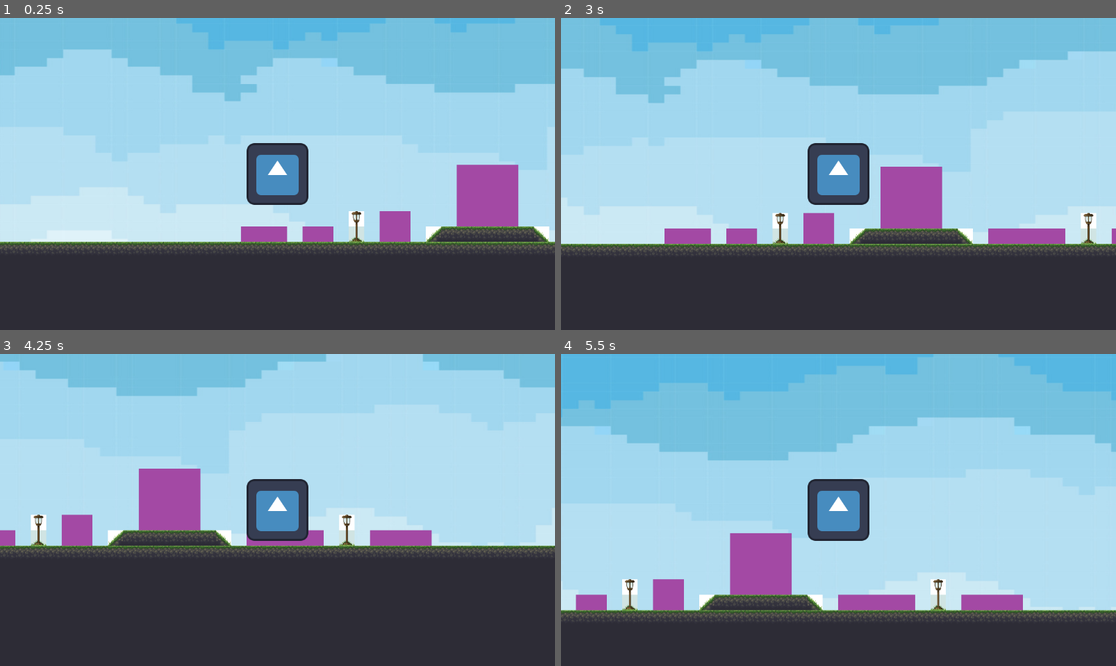
Above: before the commit, frames 1-4 (two rows, left to right).
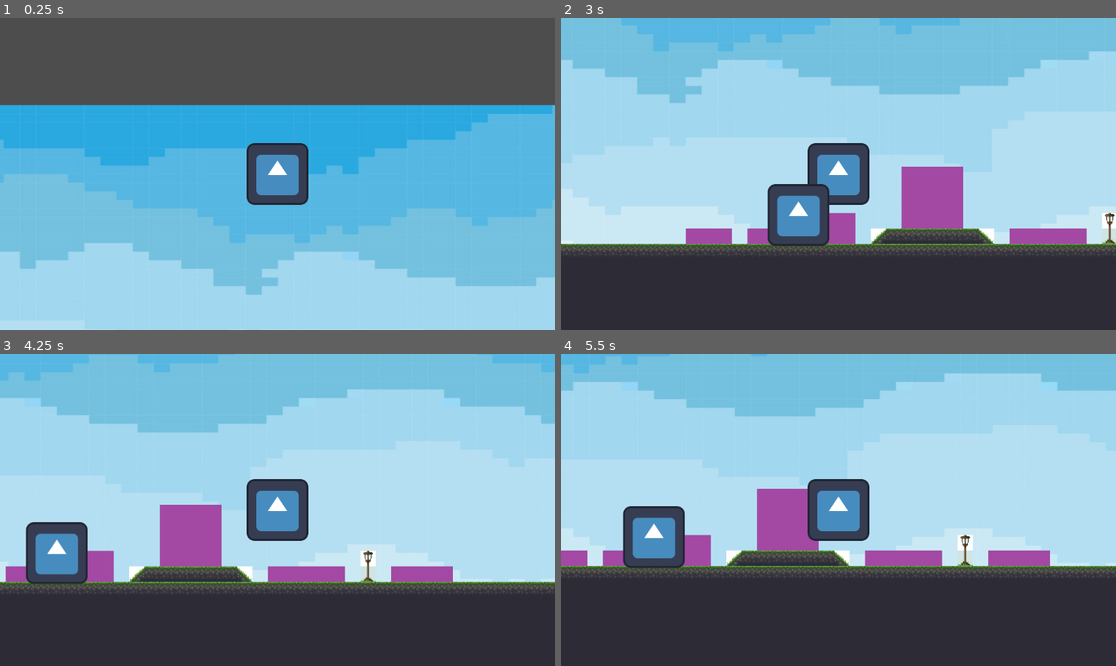
Above: after the commit, the same moments.

Repository: kriskros341/HackYeah_Dezinformatyka
Game: Godot game, scene res://Hub.tscn
Same seed, same stepped clock (60 frames per second), same inputs: the game is played once before the commit and once after it. The engine's default icon, where the game draws it, is replaced by a stand-in: a white triangle on a blue panel in a dark square.
Inputs:
- Up to frame 1 (0.25 s): no input
- Up to frame 2 (3 s): hold Right (ui_right) 0.53-2.03 s; tap Space (interaction, bound only after the commit) at 0.6, 1.55, 2.1, 2.85 s; tap W (ui_accept) at 0.77, 0.8, 1.07, 1.35, 1.52, 1.82, 2.3 s; hold Left (ui_left) 2.03-2.78 s; hold Right (ui_right) from 2.78 s (still down)
- Up to frame 3 (4.25 s): keep holding Right (ui_right); tap W (ui_accept) at 3.02, 3.32, 3.6, 3.77, 4.07 s
- Up to frame 4 (5.5 s): release Right (ui_right) at 4.28 s; hold Left (ui_left) 4.28-5.03 s; tap Space (interaction, bound only after the commit) at 4.35, 5.1 s; tap W (ui_accept) at 4.52, 4.82, 5.3 s; hold Right (ui_right) from 5.03 s (still down)

The runs differ from the first frame. In frame 1, 98% of the frame differs, in the area x 0-100%, y 0-100%; in frame 2, 9.5%; in frame 3, 32%; in frame 4, 45%.

Commit message:
add interaction on space while near sprite

Diff:
--- a/Hub.tscn
+++ b/Hub.tscn
@@ -1,8 +1,9 @@
-[gd_scene load_steps=6 format=3 uid="uid://psthell3n4fc"]
+[gd_scene load_steps=7 format=3 uid="uid://psthell3n4fc"]
 
 [ext_resource type="Texture2D" uid="uid://cw725h5xe1kbb" path="res://scenes/blue-sky-background-in-pixel-art-style-vector.jpg" id="1_qhrfh"]
 [ext_resource type="Texture2D" uid="uid://cs4pf01jgwq6l" path="res://tilesetOpenGame.png" id="2_stxlq"]
 [ext_resource type="PackedScene" uid="uid://vej0a3bod31o" path="res://scenes/player.tscn" id="3_ivile"]
+[ext_resource type="PackedScene" uid="uid://cxka270a802a" path="res://TestSprite.tscn" id="4_84aqa"]
 
 [sub_resource type="TileSetAtlasSource" id="TileSetAtlasSource_f0ght"]
 resource_name = "baseTileSet"
@@ -161,9 +162,22 @@
 9:4/0 = 0
 9:4/0/physics_layer_0/linear_velocity = Vector2(0, 0)
 9:4/0/physics_layer_0/angular_velocity = 0.0
+0:5/next_alternative_id = 5
 0:5/0 = 0
 0:5/0/physics_layer_0/linear_velocity = Vector2(0, 0)
 0:5/0/physics_layer_0/angular_velocity = 0.0
+0:5/1 = 1
+0:5/1/physics_layer_0/linear_velocity = Vector2(0, 0)
+0:5/1/physics_layer_0/angular_velocity = 0.0
+0:5/2 = 2
+0:5/2/physics_layer_0/linear_velocity = Vector2(0, 0)
+0:5/2/physics_layer_0/angular_velocity = 0.0
+0:5/3 = 3
+0:5/3/physics_layer_0/linear_velocity = Vector2(0, 0)
+0:5/3/physics_layer_0/angular_velocity = 0.0
+0:5/4 = 4
+0:5/4/physics_layer_0/linear_velocity = Vector2(0, 0)
+0:5/4/physics_layer_0/angular_velocity = 0.0
 1:5/0 = 0
 1:5/0/physics_layer_0/linear_velocity = Vector2(0, 0)
 1:5/0/physics_layer_0/angular_velocity = 0.0
@@ -196,6 +210,8 @@
 tile_size = Vector2i(32, 32)
 physics_layer_0/collision_layer = 1
 physics_layer_0/collision_mask = 2
+custom_data_layer_0/name = "id=69"
+custom_data_layer_0/type = 2
 sources/0 = SubResource("TileSetAtlasSource_f0ght")
 
 [node name="Hub" type="Node2D"]
@@ -212,4 +228,6 @@
 layer_0/tile_data = PackedInt32Array(1179648, 196608, 4, 1179649, 196608, 4, 1179650, 196608, 4, 1179651, 196608, 4, 11 …(20815 unchanged characters)…
 
 [node name="CharacterBody2D" parent="TileMap" instance=ExtResource("3_ivile")]
-position = Vector2(108, 402)
+
+[node name="Area2D" parent="." instance=ExtResource("4_84aqa")]
+position = Vector2(266, 416)
--- /dev/null
+++ b/TestSprite.gd
@@ -0,0 +1,23 @@
+extends Area2D
+
+var is_inside = false
+
+# Called when the node enters the scene tree for the first time.
+func _ready():
+	pass # Replace with function body.
+
+
+# Called every frame. 'delta' is the elapsed time since the previous frame.
+func _process(delta):
+	if is_inside and Input.is_action_just_released("interaction"):
+		run_interaction()
+
+func run_interaction():
+	print("jd2")
+
+func _on_body_entered(body):
+	is_inside = true
+
+
+func _on_body_exited(body):
+	is_inside = false
--- /dev/null
+++ b/TestSprite.tscn
@@ -0,0 +1,21 @@
+[gd_scene load_steps=4 format=3 uid="uid://cxka270a802a"]
+
+[ext_resource type="Texture2D" uid="uid://yq5ja3dm6rr1" path="res://assets/icon.svg" id="1_27od3"]
+[ext_resource type="Script" path="res://TestSprite.gd" id="1_e1rs8"]
+
+[sub_resource type="RectangleShape2D" id="RectangleShape2D_u8vxu"]
+size = Vector2(164, 151)
+
+[node name="Area2D" type="Area2D"]
+script = ExtResource("1_e1rs8")
+
+[node name="Sprite2D" type="Sprite2D" parent="."]
+texture = ExtResource("1_27od3")
+
+[node name="CollisionShape2D" type="CollisionShape2D" parent="."]
+position = Vector2(3, -4.5)
+shape = SubResource("RectangleShape2D_u8vxu")
+
+[connection signal="area_entered" from="." to="." method="_on_area_entered"]
+[connection signal="body_entered" from="." to="." method="_on_body_entered"]
+[connection signal="body_exited" from="." to="." method="_on_body_exited"]
--- a/project.godot
+++ b/project.godot
@@ -49,3 +49,8 @@
 "deadzone": 0.5,
 "events": []
 }
+interaction={
+"deadzone": 0.5,
+"events": [Object(InputEventKey,"resource_local_to_scene":false,"resource_name":"","device":-1,"window_id":0,"alt_pressed":false,"shift_pressed":false,"ctrl_pressed":false,"meta_pressed":false,"pressed":false,"keycode":0,"physical_keycode":32,"key_label":0,"unicode":32,"echo":false,"script":null)
+]
+}
--- a/scenes/CharacterBody2D.gd
+++ /dev/null
@@ -1,28 +0,0 @@
-extends CharacterBody2D
-
-
-const SPEED = 300.0
-const JUMP_VELOCITY = -400.0
-
-# Get the gravity from the project settings to be synced with RigidBody nodes.
-var gravity = ProjectSettings.get_setting("physics/2d/default_gravity")
-
-
-func _physics_process(delta):
-	# Add the gravity.
-	if not is_on_floor():
-		velocity.y += gravity * delta
-
-	# Handle jump.
-	if Input.is_action_just_pressed("ui_accept") and is_on_floor():
-		velocity.y = JUMP_VELOCITY
-
-	# Get the input direction and handle the movement/deceleration.
-	# As good practice, you should replace UI actions with custom gameplay actions.
-	var direction = Input.get_axis("ui_left", "ui_right")
-	if direction:
-		velocity.x = direction * SPEED
-	else:
-		velocity.x = move_toward(velocity.x, 0, SPEED)
-
-	move_and_slide()
